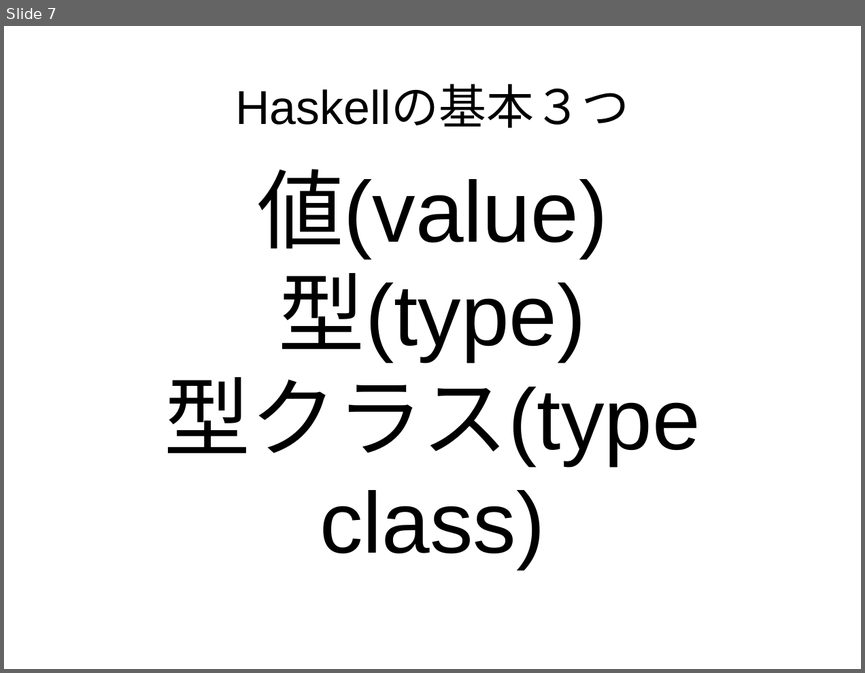
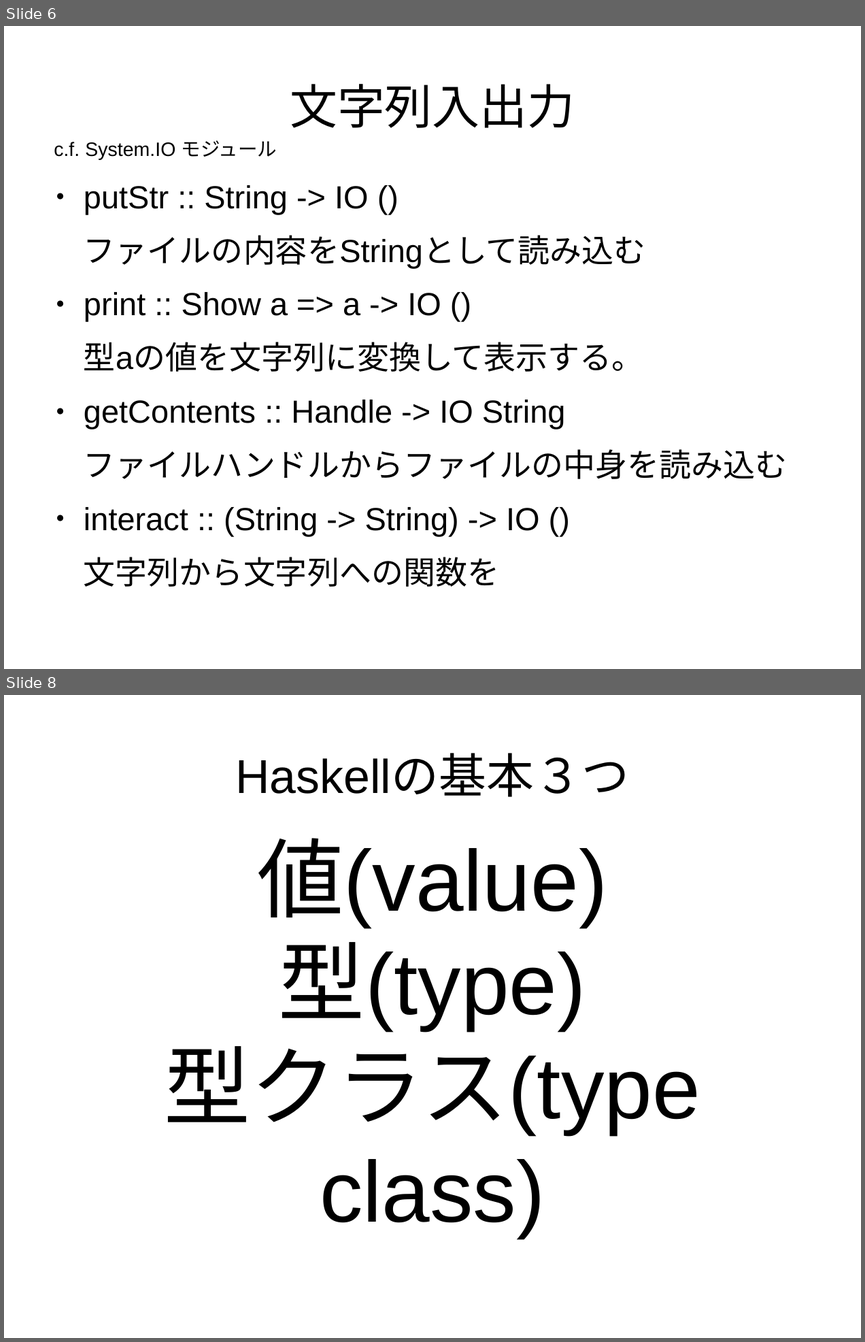
Before and after one commit to nushio3/practice, a slide deck: haskell-teaching/Tsukuba-2016.odp. Shown one above the other, each under a label of ours: slide 7 before the commit, slides 6 and 8 after it; the slides between them are not shown. The pictures are 865x673 and 865x1342 pixels, drawn with LibreOffice and Linux fonts; fonts in the diff are those of the drawing. Boxes give left, top, right and bottom in pixels: in the first picture for what was removed or moved away, otherwise in the second. Text is boxed around its words. In the diff, an @@ line names an element or a change of style, - is before the commit and + after.

```diff
--- a/haskell-teaching/Tsukuba-2016.odp
+++ b/haskell-teaching/Tsukuba-2016.odp
@@ slide 6 added at (x1=4, y1=26, x2=861, y2=669), background #FFFFFF @@
@@ title added at (x1=290, y1=84, x2=575, y2=128), 44 pt, text #000000 @@
+文字列入出力
@@ text added at (x1=54, y1=140, x2=277, y2=160), 18 pt, text #000000 @@
+c.f. System.IO モジュール
@@ text added at (x1=84, y1=185, x2=787, y2=586), 29.6 pt, text #000000 @@
+● putStr :: String -> IO ()
+ファイルの内容をStringとして読み込む
+● print :: Show a => a -> IO ()
+型aの値を文字列に変換して表示する。
+● getContents :: Handle -> IO String
+ファイルハンドルからファイルの中身を読み込む
+● interact :: (String -> String) -> IO ()
+文字列から文字列への関数を
@@ what was slide 7 is now slide 8 @@
```
Also in this commit, not shown: 1 slide changed, 2 other slides added, 1 slide removed.
